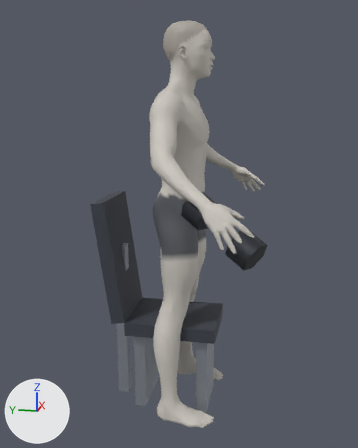
Renders of the glTF model exports/seated-dumbbell-overhead-triceps-extension.glb from each side of a commit.
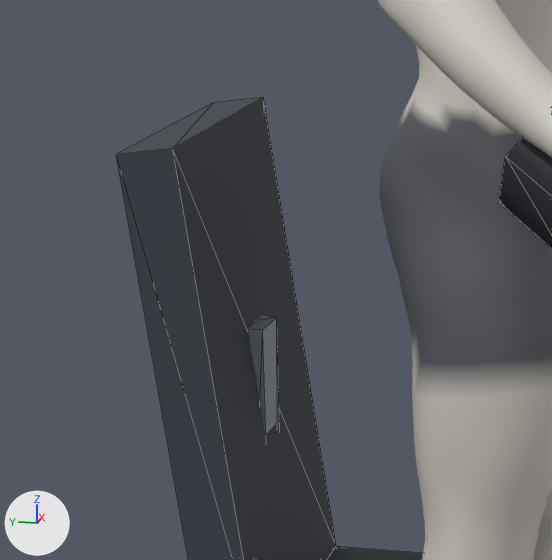
Each version appears first whole from a 50 mm lens placed at (-2.233, -0.463, 1.462), pointed at (-0.011, -0.018, 0.907), and next in a close-up on the part from 17% to 54% of the width and 37% to 67% of the height. Every picture has the same lights, and +X, +Y and +Z are marked at lower left. The first two pictures are the older version. The close-ups show mesh edges as thin lines. Where no turn or scale is listed for an object, it has been applied to the vertices. Vertices at exactly the same position are counted once.
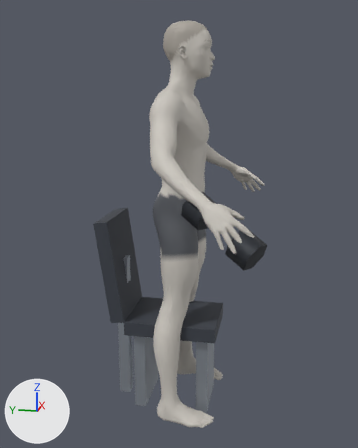
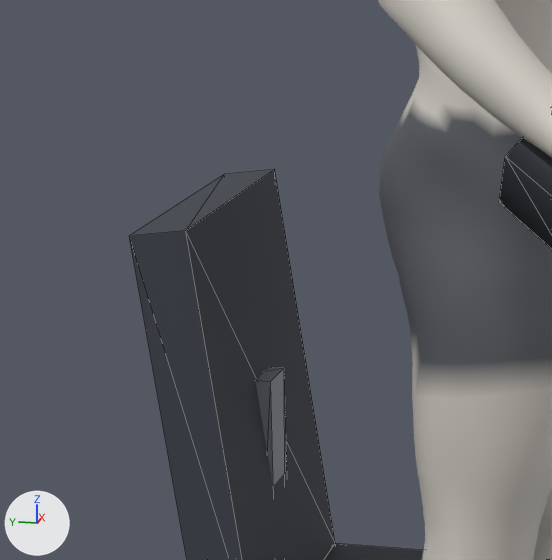
ob_props is not drawn itself; it is the parent of ob_bench.

Where the newer file only moved an object's origin or applied its transform, the numbers keep the older frame.

What differs and where, as boxes (x1, y1, x2, y2) in the close-ups (552 x 560 px):
'Mesh_7', reshaped: before (116, 97, 336, 560); after (129, 169, 335, 560)
'Mesh_8', moved, rescaled: before (248, 317, 279, 435); after (255, 367, 286, 486)
'Mesh_4', rescaled: before (327, 546, 423, 560); after (324, 543, 424, 560)

The edits, one by one:
me_mesh_7 is used by ob_mesh_7; location (0.0, 0.287, 0.733).
me_mesh_7 had 8 vertices, 12 faces and spanned x -0.161..0.161, y -0.072..0.072, z -0.292..0.292.
me_mesh_7 now has 8 vertices, 12 faces and spans x -0.162..0.162, y -0.071..0.061, z -0.288..0.203.
Part 1, on me_mesh_7:
Vertex 0 of me_mesh_7 moves from (-0.161, -0.072, -0.283) to (-0.162, -0.071, -0.279).
Vertex 1 of me_mesh_7 moves from (0.161, -0.072, -0.283) at pixel (336, 546) to (0.162, -0.071, -0.279) at pixel (335, 543).
Vertex 2 of me_mesh_7 moves from (-0.161, -0.008, -0.292) to (-0.162, -0.006, -0.288).
Vertex 3 of me_mesh_7 moves from (0.161, -0.008, -0.292) to (0.162, -0.006, -0.288).
Vertex 4 of me_mesh_7 moves from (0.161, 0.008, 0.292) at pixel (263, 97) to (0.162, -0.003, 0.203) at pixel (274, 169).
Vertex 5 of me_mesh_7 moves from (-0.161, 0.008, 0.292) at pixel (172, 148) to (-0.162, -0.003, 0.203) at pixel (185, 230).
Vertex 6 of me_mesh_7 moves from (0.161, 0.072, 0.283) at pixel (213, 102) to (0.162, 0.061, 0.194) at pixel (224, 174).
Vertex 7 of me_mesh_7 moves from (-0.161, 0.072, 0.283) at pixel (116, 154) to (-0.162, 0.061, 0.194) at pixel (129, 235).
me_mesh_8 is used by ob_mesh_8; location (0.0, 0.271, 0.394).
me_mesh_8 had 8 vertices, 12 faces and spanned x -0.027..0.027, y -0.027..0.027, z -0.394..0.394.
me_mesh_8 now has 8 vertices, 12 faces and spans x -0.027..0.027, y -0.035..0.02, z -0.394..0.332.
me_mesh_8 part 2: the whole mesh is scaled about its middle by (1.01, 1.01, 0.922), then moved by (0.0, -0.007, -0.031).
Object 'Props' (ob_props) is rescaled from (1.07, 1.07, 1.07) to (1.08, 1.08, 1.08).
